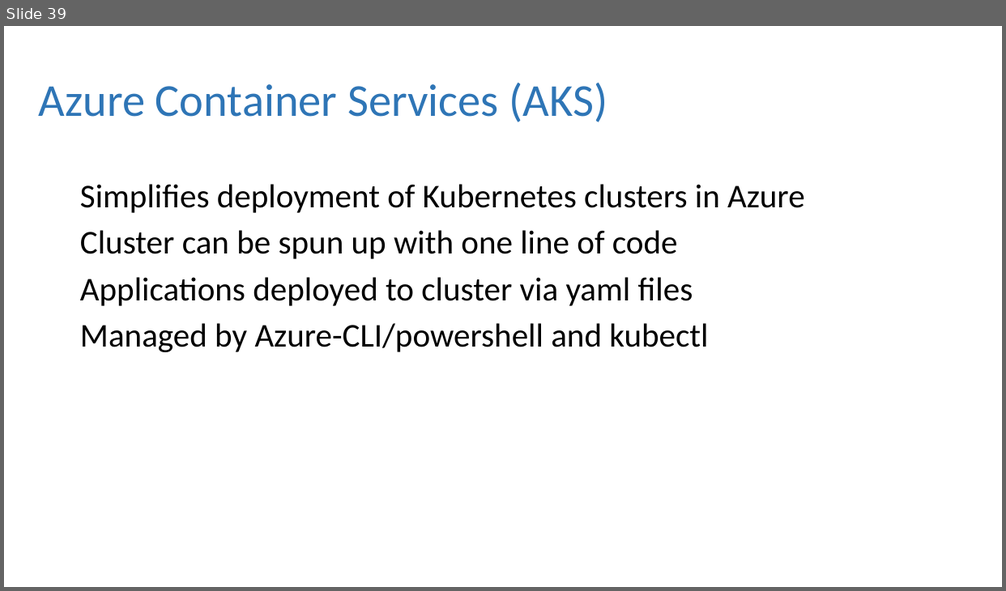
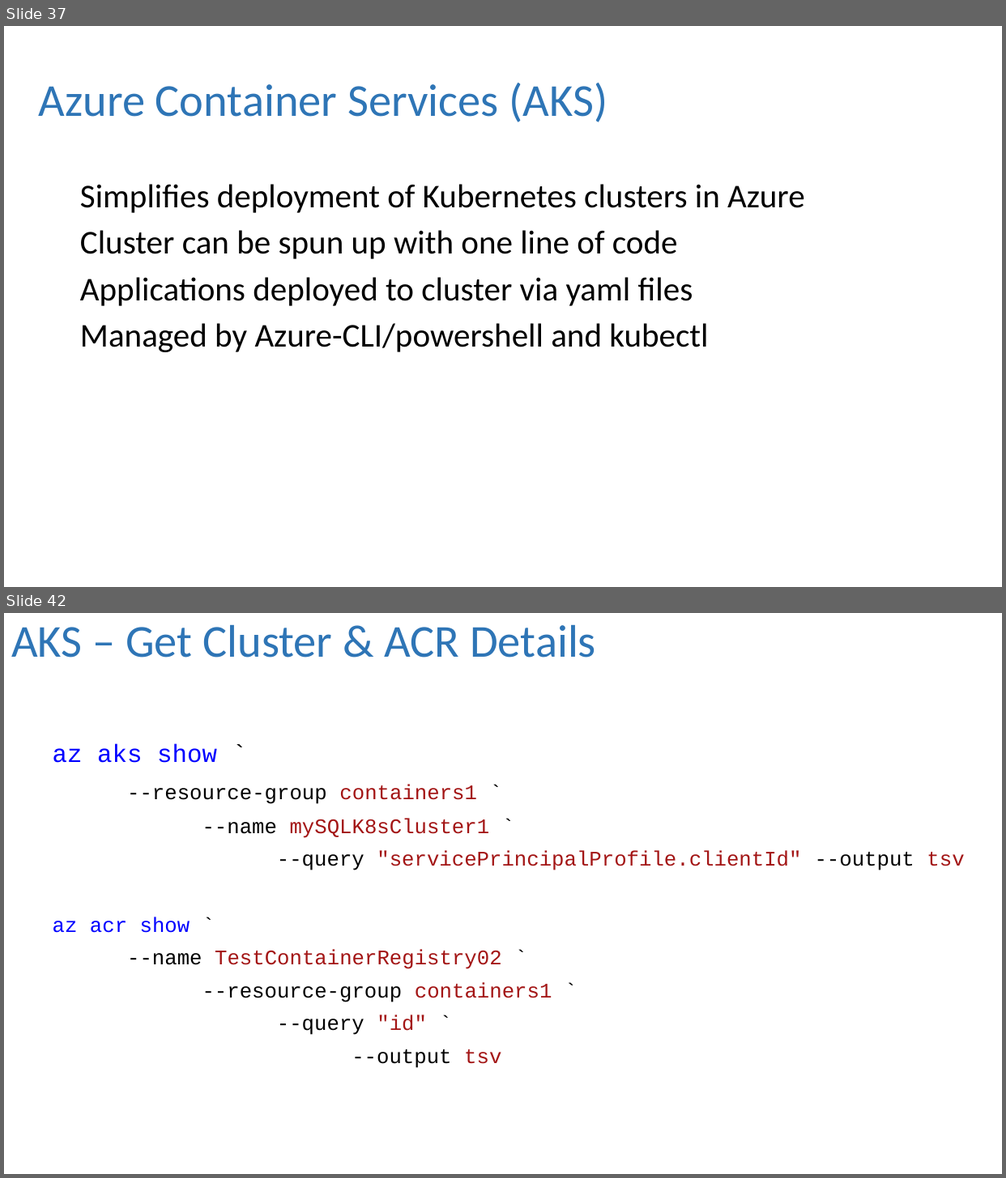
Before and after one commit to dbafromthecold/ContainersInTheCloud, a slide deck: ContainersInTheCloud.pptx. Shown one above the other, each under a label of ours: slide 39 before the commit, slides 37 and 42 after it; the slides between them are not shown. The pictures are 1006x591 and 1006x1178 pixels, drawn with LibreOffice and Linux fonts; fonts in the diff are those of the drawing; background and template pictures are left out. Boxes give left, top, right and bottom in pixels: in the first picture for what was removed or moved away, otherwise in the second. Text is boxed around its words. In the diff, an @@ line names an element or a change of style, - is before the commit and + after.

```diff
--- a/ContainersInTheCloud.pptx
+++ b/ContainersInTheCloud.pptx
@@ slide 42 added at <box>4,613,1002,1174</box>, background picture (left out) @@
@@ title added at <box>11,624,596,658</box>, 44 pt, text #2E75B6 @@
+AKS – Get Cluster & ACR Details
@@ text added at <box>53,744,964,1068</box>, 20 pt, text #A31515 @@
+az aks show `
+--resource-group containers1 `
+--name mySQLK8sCluster1 `
+--query "servicePrincipalProfile.clientId" --output tsv
+az acr show `
+--name TestContainerRegistry02 `
+--resource-group containers1 `
+--query "id" `
+--output tsv
@@ what was slide 39 is now slide 37 @@
```
Also in this commit, not shown: 3 slides changed, 12 other slides added, 2 slides removed, 3 other files.
